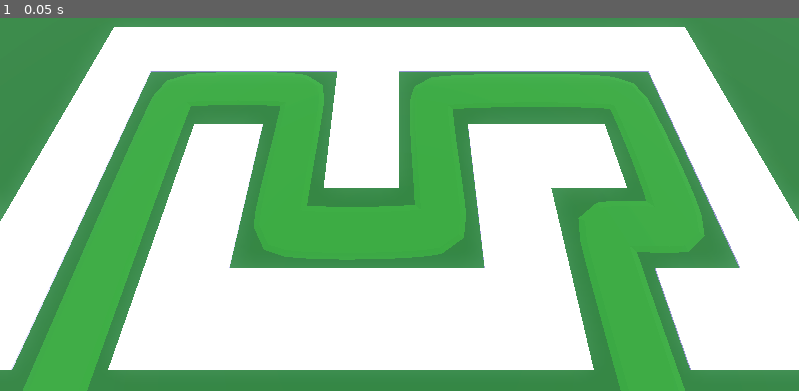
Above: before the commit, frame 1.
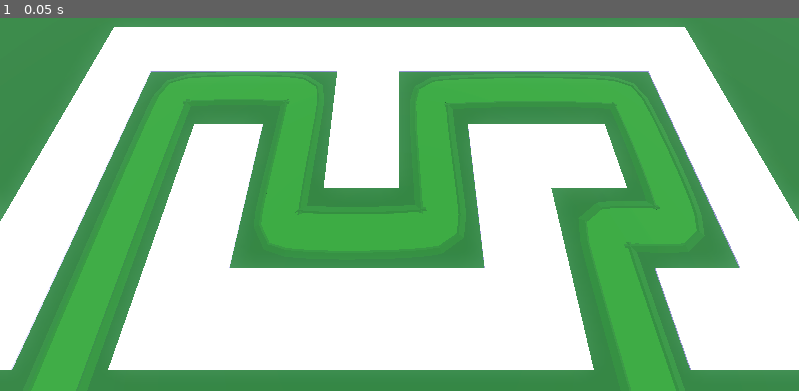
Above: after the commit, the same moment.

Repository: fbcs-hailey/Barbarian_blaster2
Game: Godot game, scene res://Base/base.tscn
Same seed, same stepped clock (60 frames per second), same inputs: the game is played once before the commit and once after it.
Inputs:
- Up to frame 1 (0.05 s): no input

The runs differ from the first frame. In frame 1, 1.2% of the frame differs, in the area x 9-88%, y 15-100%.

Commit message:
Add finalRoad

Diff:
--- a/Base/base.tscn
+++ b/Base/base.tscn
@@ -30,6 +30,12 @@
 [sub_resource type="StandardMaterial3D" id="StandardMaterial3D_n5f2c"]
 albedo_color = Color(0.071782015, 0.32517603, 0, 1)
 
+[sub_resource type="StandardMaterial3D" id="StandardMaterial3D_u1x2a"]
+albedo_color = Color(0.053551577, 0.27387494, 2.4065375e-08, 1)
+
+[sub_resource type="StandardMaterial3D" id="StandardMaterial3D_ws5nf"]
+albedo_color = Color(0.053551577, 0.27387494, 2.4065375e-08, 1)
+
 [node name="Base" type="Node3D"]
 
 [node name="WorldEnvironment" type="WorldEnvironment" parent="."]
@@ -58,7 +64,7 @@
 [node name="Path3D" type="Path3D" parent="."]
 curve = SubResource("Curve3D_u1x2a")
 
-[node name="CSGPolygon3D" type="CSGPolygon3D" parent="Path3D"]
+[node name="Road" type="CSGPolygon3D" parent="Path3D"]
 polygon = PackedVector2Array(-1.3, 0, -1, 0.05, 1, 0.05, 1.3, 0)
 mode = 2
 path_node = NodePath("..")
@@ -72,3 +78,33 @@
 path_u_distance = 1.0
 path_joined = false
 material = SubResource("StandardMaterial3D_n5f2c")
+
+[node name="Left" type="CSGPolygon3D" parent="Path3D"]
+polygon = PackedVector2Array(-1.3, 0, -1, 0.08, -0.9, 0.05, 0.9, 0)
+mode = 2
+path_node = NodePath("..")
+path_interval_type = 0
+path_interval = 0.5
+path_simplify_angle = 0.0
+path_rotation = 2
+path_rotation_accurate = false
+path_local = false
+path_continuous_u = true
+path_u_distance = 1.0
+path_joined = false
+material = SubResource("StandardMaterial3D_u1x2a")
+
+[node name="Right" type="CSGPolygon3D" parent="Path3D"]
+polygon = PackedVector2Array(1.3, 0, 1, 0.08, 0.9, 0.05, 0.9, 0)
+mode = 2
+path_node = NodePath("..")
+path_interval_type = 0
+path_interval = 0.5
+path_simplify_angle = 0.0
+path_rotation = 2
+path_rotation_accurate = false
+path_local = false
+path_continuous_u = true
+path_u_distance = 1.0
+path_joined = false
+material = SubResource("StandardMaterial3D_ws5nf")
Not shown: 1 places in Base/base.tscn that only renumber resources
